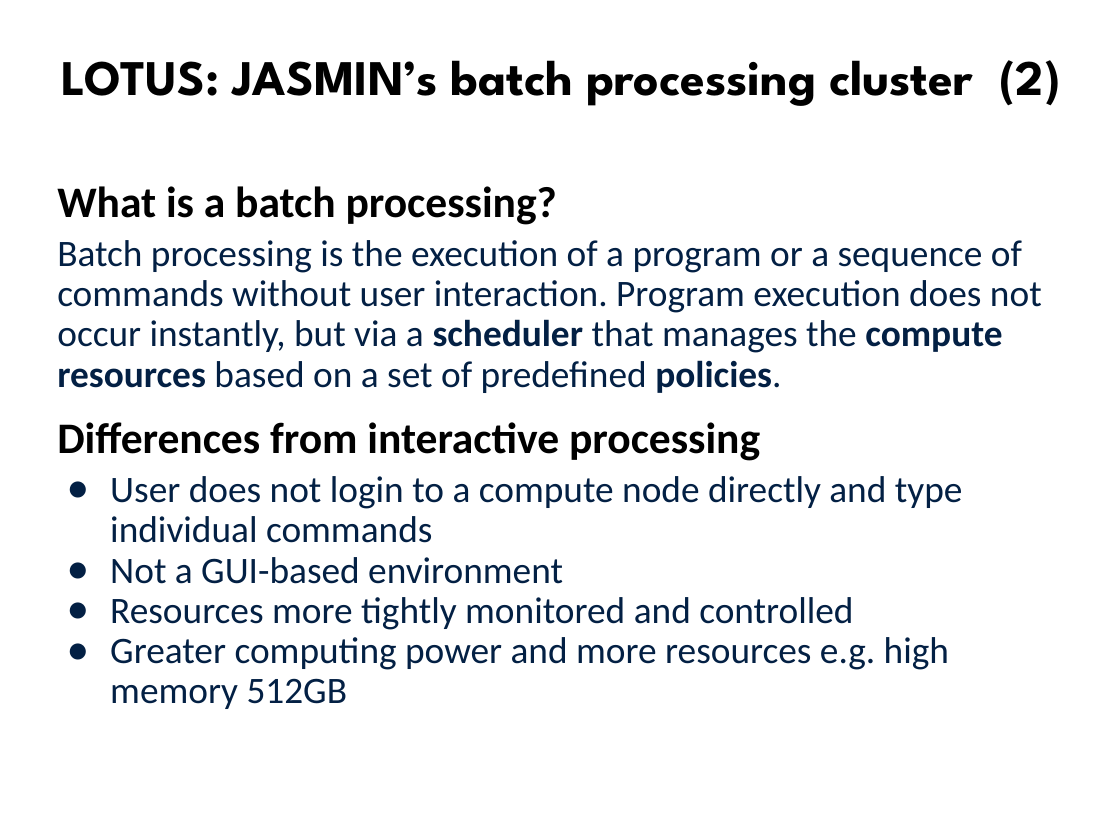
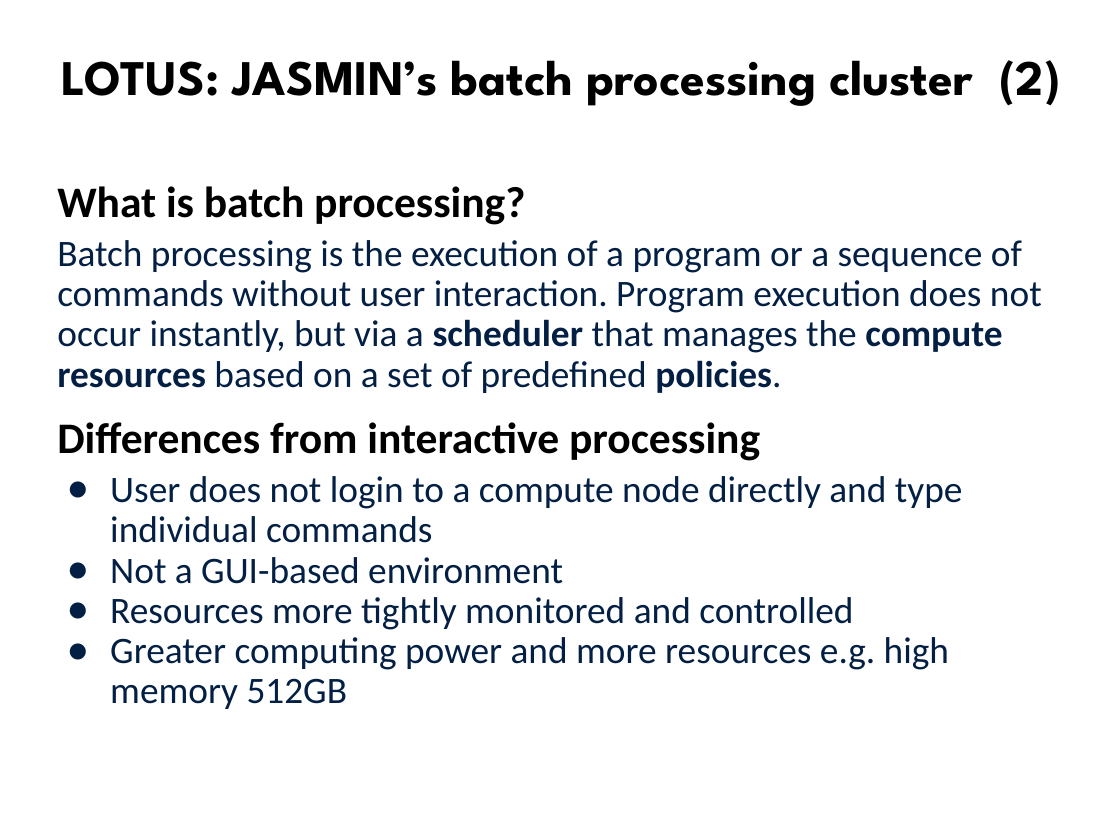
Before and after one commit to ncasuk/ncas-isc, a slide deck: slide 17 of overview_presentations/Parallel_Processing_Large_Data.pptx (slide 16 before the commit). Drawn at 1120x840 pixels with LibreOffice and Linux fonts; fonts in the diff are those of the drawing; background and template pictures are left out. Boxes give left, top, right and bottom in pixels: in the first picture for what was removed or moved away, otherwise in the second. Text is boxed around its words. In the diff, an @@ line names an element or a change of style, - is before the commit and + after.

```diff
--- a/overview_presentations/Parallel_Processing_Large_Data.pptx
+++ b/overview_presentations/Parallel_Processing_Large_Data.pptx
@@ text at (57, 186, 525, 225): text changed @@
-What is a batch processing?
+What is batch processing?
```
Also in this commit, not shown: 1 other slide changed, 1 slide added, 1 other file.
